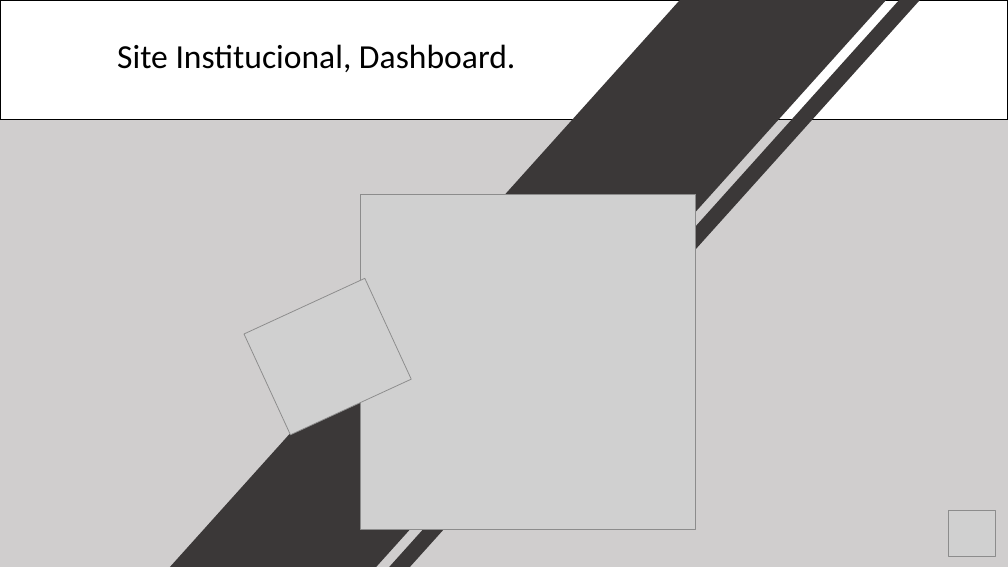
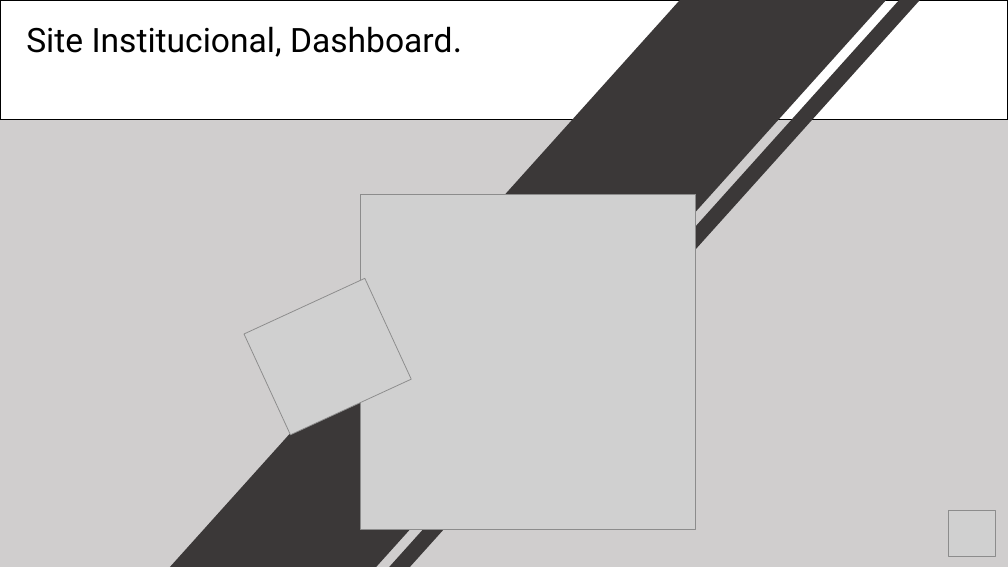
Before and after one commit to rafael-rochaalmeida/Harbor-Solutions, a slide deck: slide 6 of Documentação/Apresentação Sprint 2.pptx. Drawn at 1008x567 pixels with LibreOffice and Linux fonts; fonts in the diff are those of the drawing; grey boxes stand for pictures. Boxes give left, top, right and bottom in pixels: in the first picture for what was removed or moved away, otherwise in the second. Text is boxed around its words. In the diff, an @@ line names an element or a change of style, - is before the commit and + after.

```diff
--- a/Documentação/Apresentação Sprint 2.pptx
+++ b/Documentação/Apresentação Sprint 2.pptx
@@ text "Site Institucional, Dashboard." moved from (x1=117, y1=44, x2=515, y2=72) to (x1=26, y1=26, x2=462, y2=57) @@
@@ text "Site Institucional, Dashboard." at (x1=26, y1=26, x2=462, y2=57): font Calibri to Roboto @@
```
Also in this commit, not shown: 3 other slides changed, 1 slide added, 1 slide removed, 25 other files.
